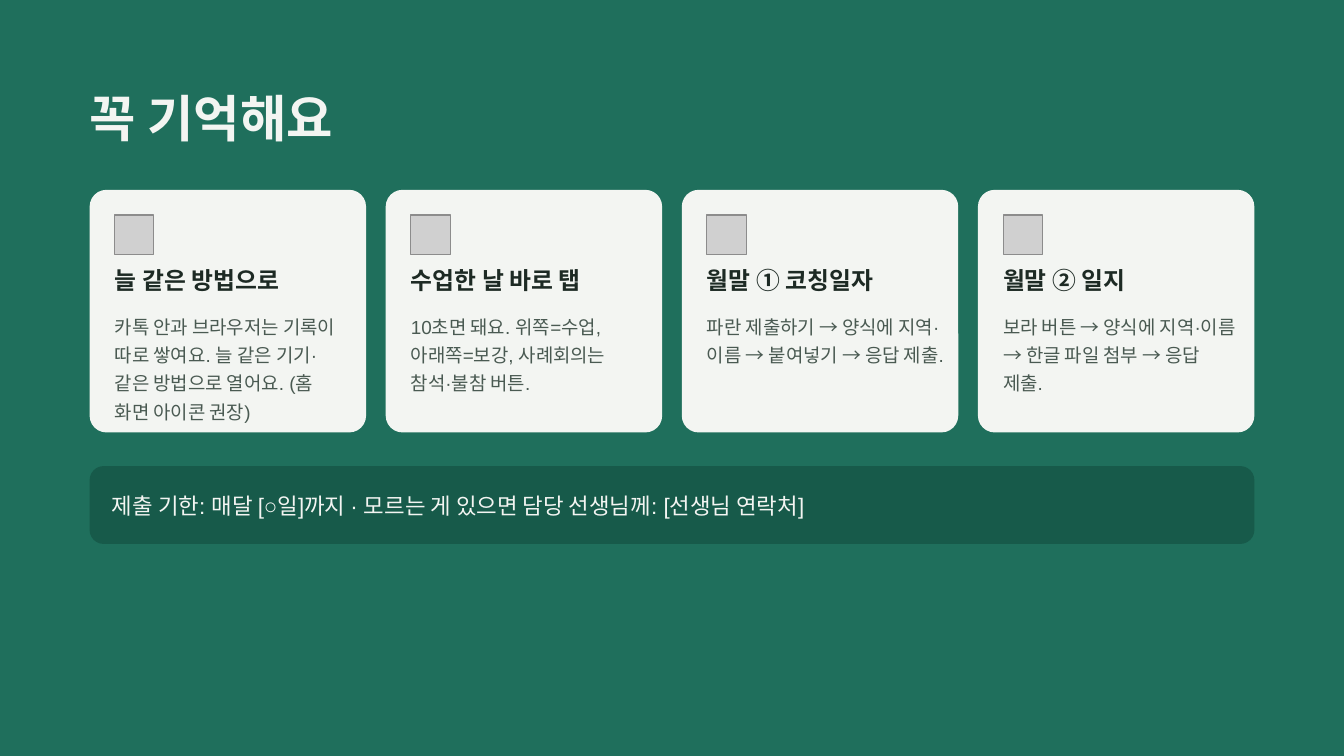
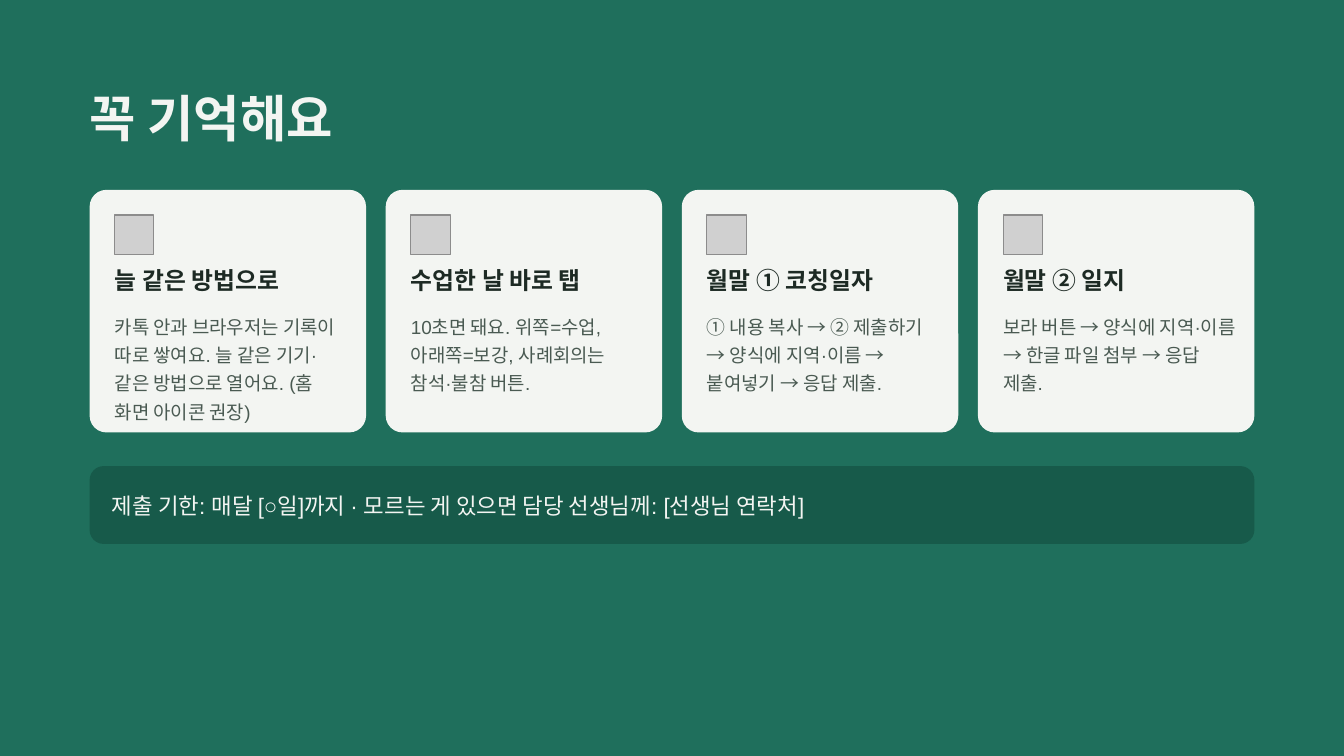
Before and after one commit to rkdhssnfl/maple-river-48, a slide deck: slide 24 of guide.pptx. Drawn at 1344x756 pixels with LibreOffice and Linux fonts; fonts in the diff are those of the drawing; grey boxes stand for pictures. Boxes give left, top, right and bottom in pixels: in the first picture for what was removed or moved away, otherwise in the second. Text is boxed around its words. In the diff, an @@ line names an element or a change of style, - is before the commit and + after.

```diff
--- a/guide.pptx
+++ b/guide.pptx
@@ text at <box>707,318,923,392</box>: text changed @@
-파란 제출하기 → 양식에 지역·이름 → 붙여넣기 → 응답 제출.
+① 내용 복사 → ② 제출하기 → 양식에 지역·이름 → 붙여넣기 → 응답 제출.
```
Also in this commit, not shown: 8 other slides changed, 27 other files.
